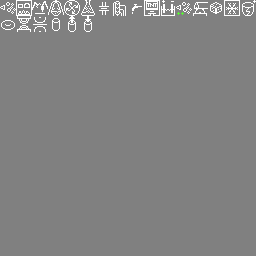
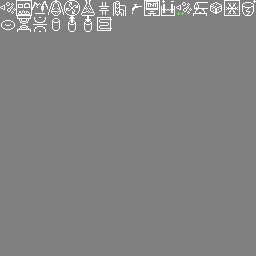
Layered file, before and after one edit (256×256). Changes by layer:
painted on "Background" over (x1=97, y1=17, x2=112, y2=31)
